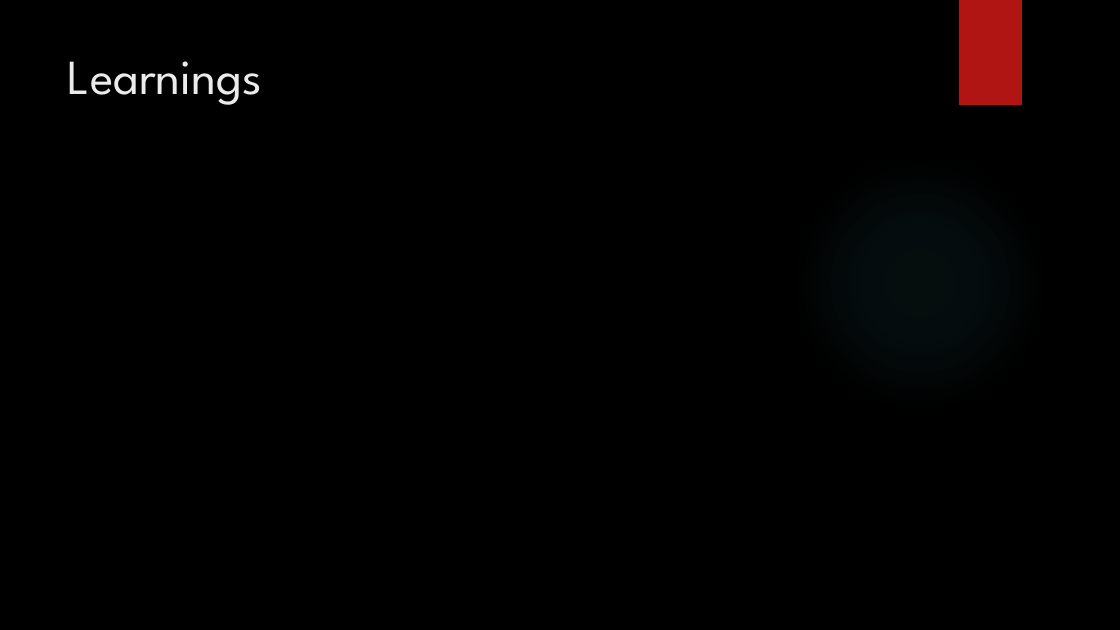
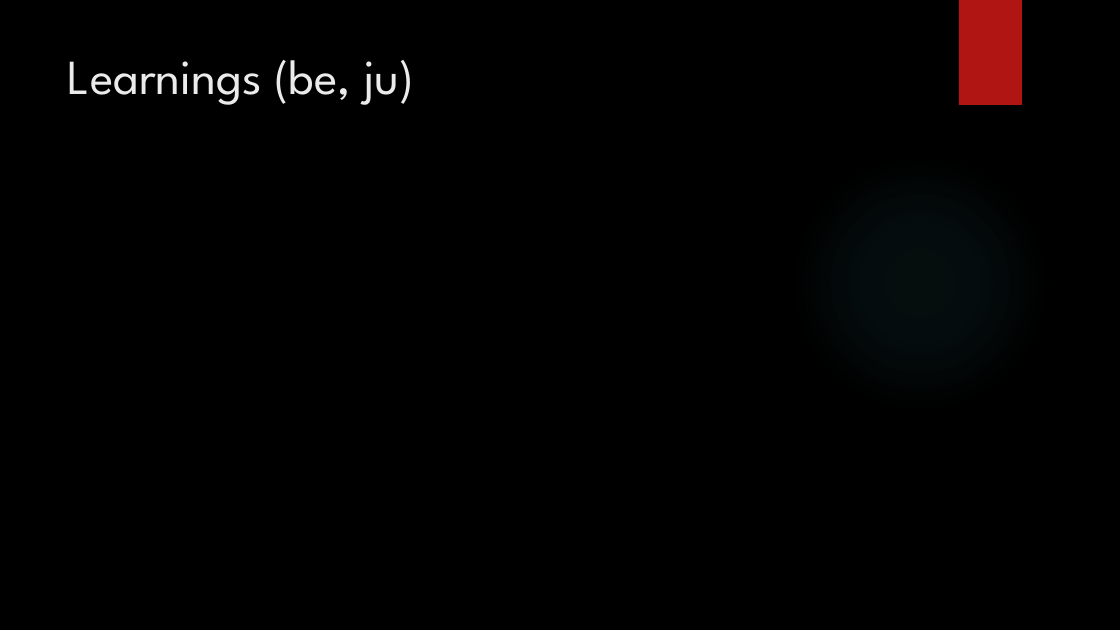
Before and after one commit to Beabir/TaskModule4_MNER, a slide deck: slide 25 of CAS NLP Module 4_jd_bb.pptx (slide 24 before the commit). Drawn at 1120x630 pixels with LibreOffice and Linux fonts; fonts in the diff are those of the drawing; background and template pictures are left out. Boxes give left, top, right and bottom in pixels: in the first picture for what was removed or moved away, otherwise in the second. Text is boxed around its words. In the diff, an @@ line names an element or a change of style, - is before the commit and + after.

```diff
--- a/CAS NLP Module 4_jd_bb.pptx
+++ b/CAS NLP Module 4_jd_bb.pptx
@@ title at (68,60,414,105): text changed @@
-Learnings
+Learnings (be, ju)
```
Also in this commit, not shown: 4 other slides changed, 1 slide added.
